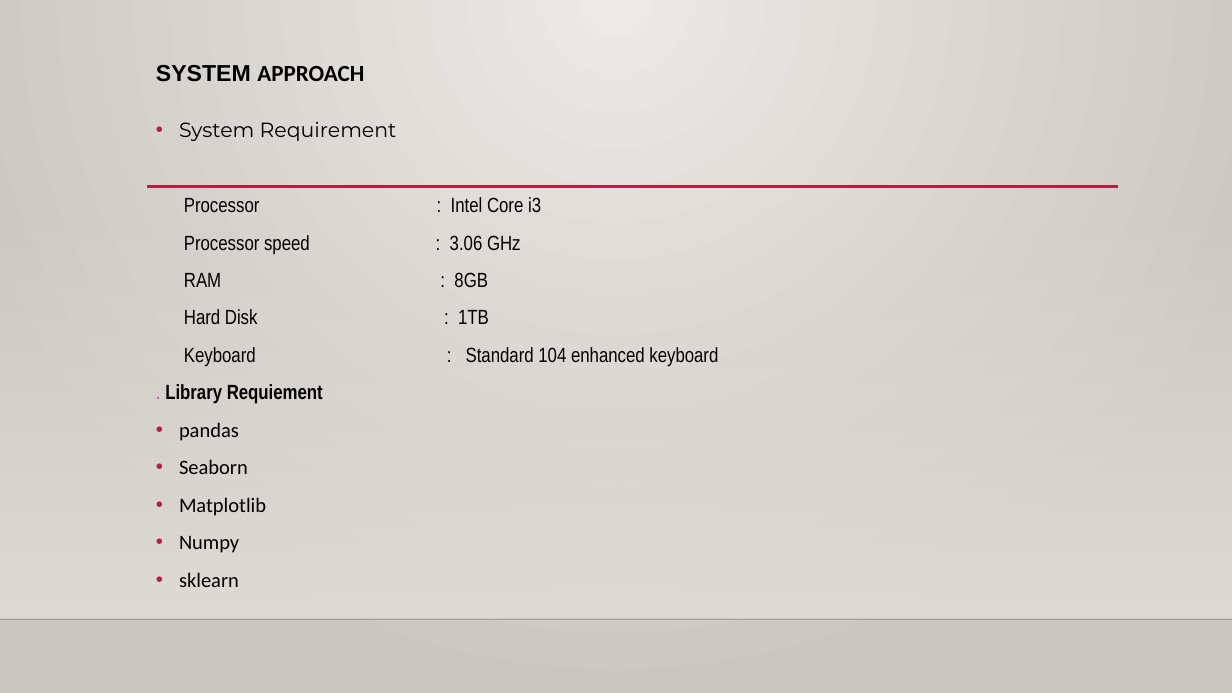
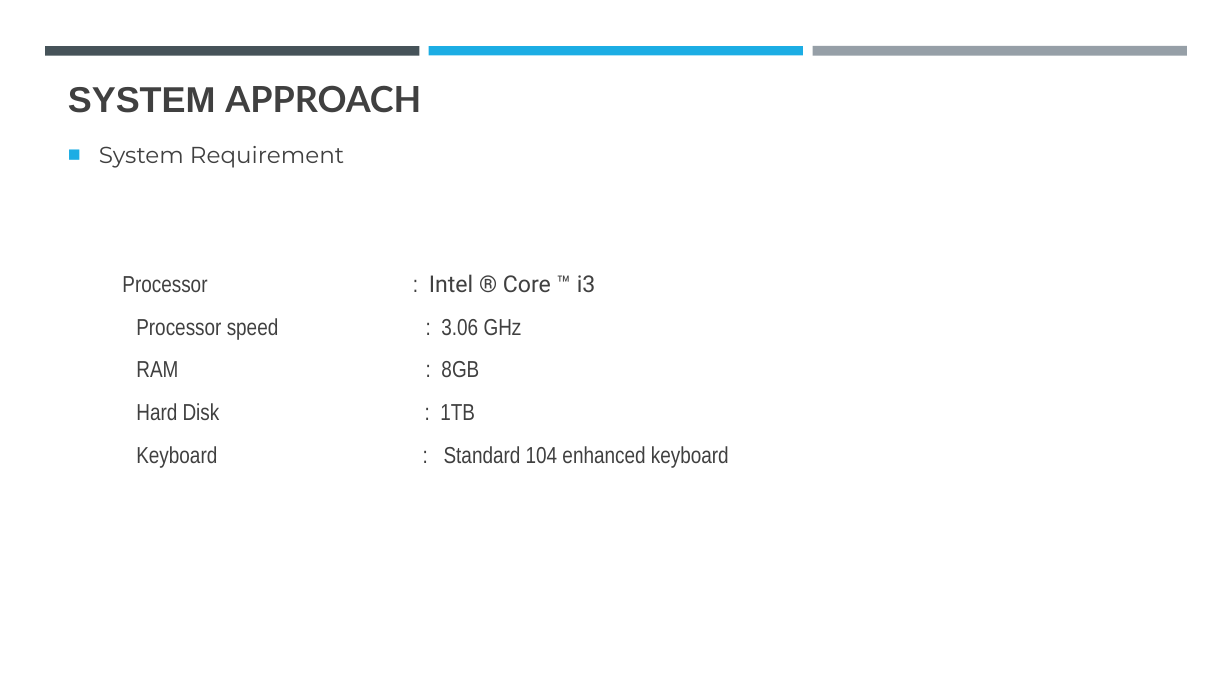
Before and after one commit to chandramani21/Employee_salary_prediction, a slide deck: slide 4 of Emplyoee Salary prediction.pptx. Drawn at 1232x693 pixels with LibreOffice and Linux fonts; fonts in the diff are those of the drawing; background and template pictures are left out. Boxes give left, top, right and bottom in pixels: in the first picture for what was removed or moved away, otherwise in the second. Text is boxed around its words. In the diff, an @@ line names an element or a change of style, - is before the commit and + after.

```diff
--- a/Emplyoee Salary prediction.pptx
+++ b/Emplyoee Salary prediction.pptx
@@ background gradient #ECEAE7 to #CAC7C1 to #FFFFFF @@
@@ rectangle added at <box>45,46,420,55</box>, fill #465359 @@
@@ rectangle added at <box>429,46,803,55</box>, fill #1CADE4 @@
@@ rectangle added at <box>812,46,1187,56</box>, fill #969FA7 @@
@@ title "SYSTEM APPROACH": place and size @@
-title "SYSTEM APPROACH" at <box>156,65,364,82</box>
+title "SYSTEM APPROACH" at <box>68,85,421,113</box>
@@ title "SYSTEM APPROACH" at <box>68,85,421,113</box>: size 18 to 28 pt, text colour #000000 to #404040; font Calibri to Lato in "APPROACH"; line spacing 0.9 to 1; vertical alignment top to bottom @@
@@ text "System Requirement": place and size @@
-text "System Requirement" at <box>165,122,718,587</box>
+text "System Requirement" at <box>99,146,729,468</box>
@@ text "System Requirement" at <box>99,146,729,468</box>: vertical alignment top to middle @@
@@ text at <box>99,146,729,468</box>: size 16 to 18 pt, text colour #000000 to #404040 in "System Requirement", "Processor speed : 3.06 GHz", "RAM : 8GB", "Hard Disk : 1TB" and 1 more places; bullet • to ■; line spacing 1 to 1.1; bullet colour #B71E42 to #1CADE4 @@
@@ rectangle removed at <box>0,204,1232,619</box> @@
@@ line removed from (147, 187) to (1118, 187) @@
@@ text at <box>122,274,596,292</box>: text changed; size 16 to 18 pt; font Arial Narrow to Roboto; text colour #000000 to #404040 @@
-Processor : Intel Core i3
+Processor : Intel ® Core ™ i3
@@ text at <box>165,384,323,587</box>: paragraphs removed @@
-. Library Requiement
-• pandas
-• Seaborn
-• Matplotlib
-• Numpy
-• sklearn
@@ line removed from (0, 619) to (1232, 619) @@
```
Also in this commit, not shown: 2 other slides changed, 29 slides added, 2 slides removed.
